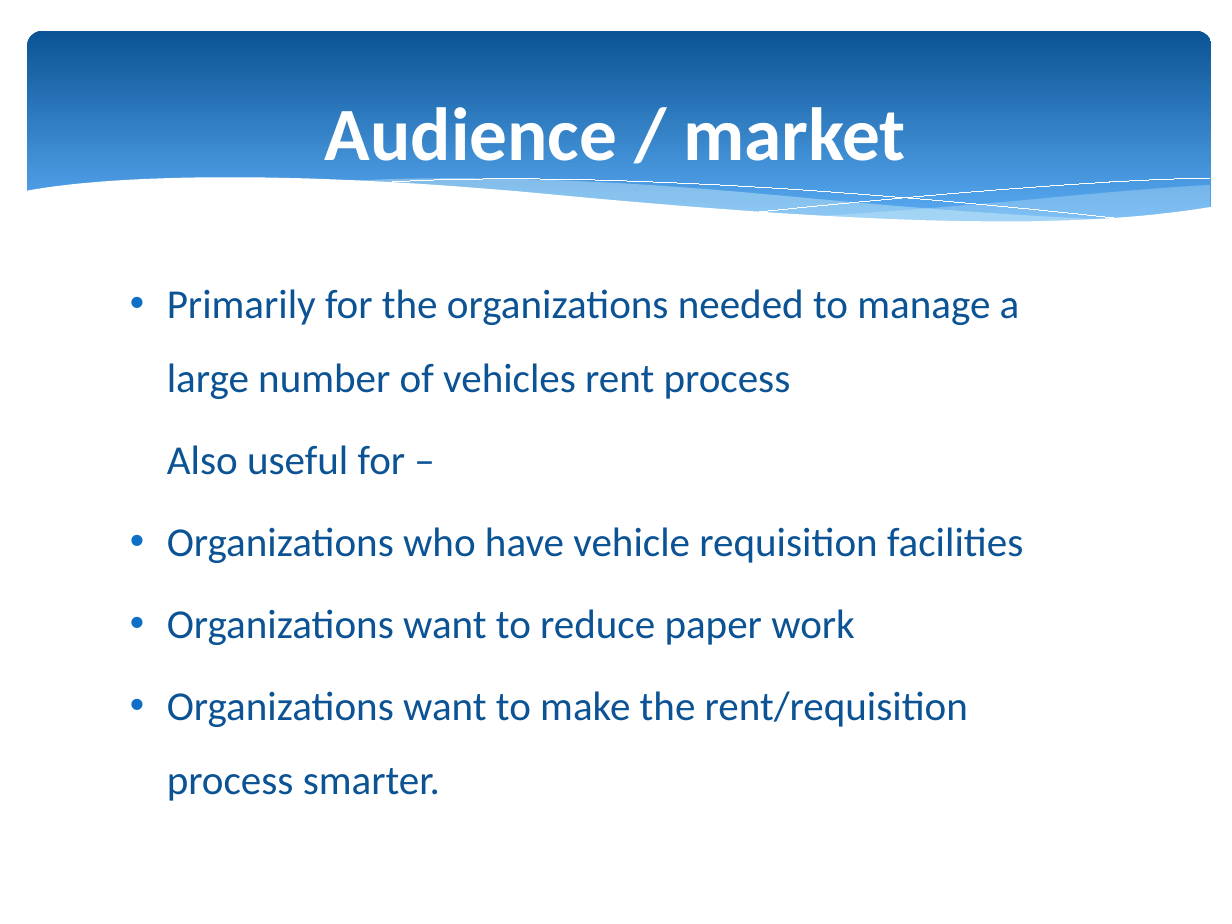
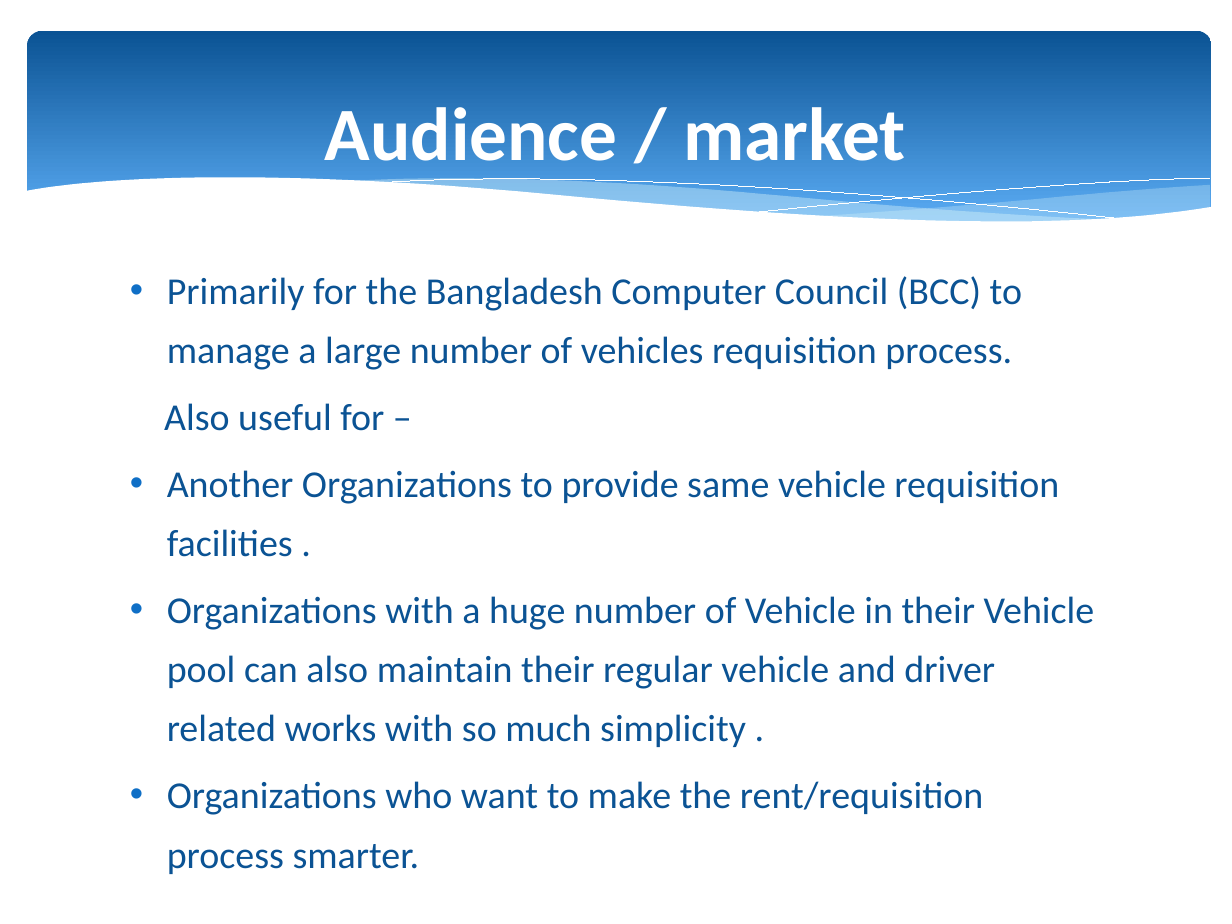
Before and after one commit to KaziShalauddin/Vehicle-Requisition-App, a slide deck: slide 4 of v1_Software project presentation.pptx. Drawn at 1232x924 pixels with LibreOffice and Linux fonts; fonts in the diff are those of the drawing; background and template pictures are left out. Boxes give left, top, right and bottom in pixels: in the first picture for what was removed or moved away, otherwise in the second. Text is boxed around its words. In the diff, an @@ line names an element or a change of style, - is before the commit and + after.

```diff
--- a/v1_Software project presentation.pptx
+++ b/v1_Software project presentation.pptx
@@ text at [167, 276, 1022, 370]: text changed; size 24 to 22.2 pt @@
-• Primarily for the organizations needed to manage a large number of vehicles rent process
+• Primarily for the Bangladesh Computer Council (BCC) to manage a large number of vehicles requisition process.
@@ text at [164, 403, 384, 431]: size 24 to 22.2 pt in "Also useful for –"; line spacing 1.5 to 1.3 @@
@@ text at [167, 470, 1095, 874]: text changed; size 24 to 22.2 pt @@
-• Organizations who have vehicle requisition facilities
-• Organizations want to reduce paper work
-• Organizations want to make the rent/requisition process smarter.
+• Another Organizations to provide same vehicle requisition facilities .
+• Organizations with a huge number of Vehicle in their Vehicle pool can also maintain their regular vehicle and driver related works with so much simplicity .
+• Organizations who want to make the rent/requisition process smarter.
```
Also in this commit, not shown: 9 other slides changed, 3 slides added, 17 slides removed.
